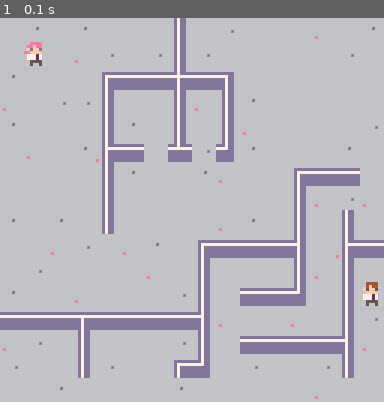
Above: before the commit, frame 1.
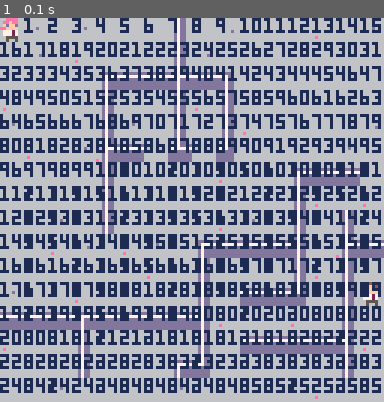
Above: after the commit, the same moment.

Repository: BordenJardine/dwarf-office
Game: PICO-8 cartridge dorfoff.p8
Same seed, same stepped clock (60 frames per second), same inputs: the game is played once before the commit and once after it.
Inputs:
- Up to frame 1 (0.1 s): no input

The runs differ from the first frame. In frame 1, 34% of the frame differs, in the area x 0-100%, y 0-98%.

Commit message:
get valid neighbors

Diff:
--- a/dorfoff.p8
+++ b/dorfoff.p8
@@ -43,8 +43,8 @@
 -- game loop stuff
 function _init()
 	add(actors, worker.new({
-		x = 1,
-		y = 1,
+		x = 0,
+		y = 0,
 		sprite = 1
 	}))
 	add(actors, worker.new({
@@ -63,6 +63,7 @@
 	for a in all(actors) do
 		a:draw()
 	end
+	draw_indicies()
 end
 
 -->8
@@ -146,12 +147,12 @@
 max_y = 16
 impassible = 0
 
-function pos(x, y)
+function poz(x, y)
 	return {x=x, y=y}
 end
 
 function get_flag(pos, flag)
-	fget(mget(pos.x, pos.y), flag)
+	return fget(mget(pos.x, pos.y), flag)
 end
 
 -- create a cached graph of the map. Each space on the map is indexed
@@ -173,14 +174,14 @@
 --[[
 translate between map indexes and x,y coords
 for instance:
-	pos_to_index(pos(4, 0)) -- 4
-	pos_to_index(pos(1, 4)) -- 65
+	pos_to_index(poz(4, 0)) -- 4
+	pos_to_index(poz(1, 4)) -- 65
 	index_to_pos(255) -- 15, 16
 -- ]]
 function index_to_pos(index)
 	local y = flr(index/16)
 	local x = index % 16
-	return pos(x, y)
+	return poz(x, y)
 end
 
 function pos_to_index(pos)
@@ -189,18 +190,28 @@
 
 function get_valid_neighbors(pos)
 	local neighbors = {}
-	for xi=-1,1 do
-		for yi=-1,1 do
-			local neighbor_pos = pos(pos.x + xi,pos.y+xy)
+	for yi=-1,1 do
+		for xi=-1,1 do
+			local neighbor_pos = poz(pos.x + xi,pos.y+yi)
+			-- not out of the play area, not the current pos, and passible tile
 			if neighbor_pos.x >= min_x and neighbor_pos.x <= max_x and
 				 neighbor_pos.y >= min_y and neighbor_pos.y <= max_y and
+				 not (neighbor_pos.x == pos.x and neighbor_pos.y == pos.y) and
 				 not get_flag(neighbor_pos, impassible)
 			then
-				add(neighbors, neighbor_pos)
+				add(neighbors, pos_to_index(neighbor_pos))
 			end
 		end
 	end
 	return neighbors
+end
+
+-- helper function that can eventually go away
+function draw_indicies()
+	for i=min_graph_index,max_graph_index do
+		local pos = index_to_pos(i)
+		print(i, pos.x * 8, pos.y * 8, 1)
+	end
 end
 
 -- translation tests
@@ -213,6 +224,23 @@
 printh(pos2.x .. ' ' .. pos2.y) -- should be 14, 15
 --]]
 
+
+-- get_valid_neighbors_tests
+--[[
+printh('--0,0--')
+-- expected: 1, 16, 17
+local n1 = get_valid_neighbors(poz(0,0))
+for n in all(n1) do
+	local posn = index_to_pos(n)
+	printh('i:' .. n .. ' x,y: '.. posn.x .. ',' ..posn.y)
+end
+printh('--4,2--')
+local n2 = get_valid_neighbors(poz(4,2))
+for n in all(n2) do
+	local posn = index_to_pos(n)
+	printh('i:' .. n .. ' x,y: '.. posn.x .. ',' ..posn.y)
+end
+--]]
 
 
 __gfx__
